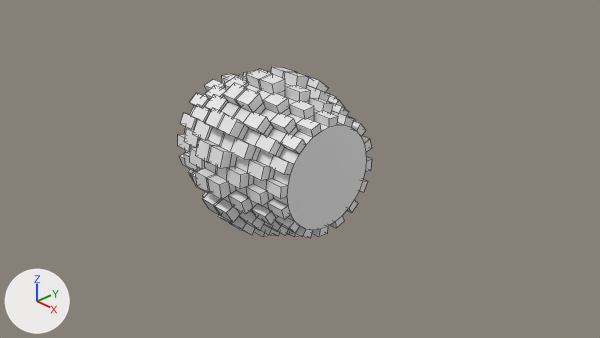
One commit to the Blender file meshes/buggy2_wheel.blend: the scene before it, then after it.
Before and after are seen from the file's camera 'Camera'. Every picture has the same lights, and +X, +Y and +Z are marked at lower left. Mesh edges are drawn as thin lines.
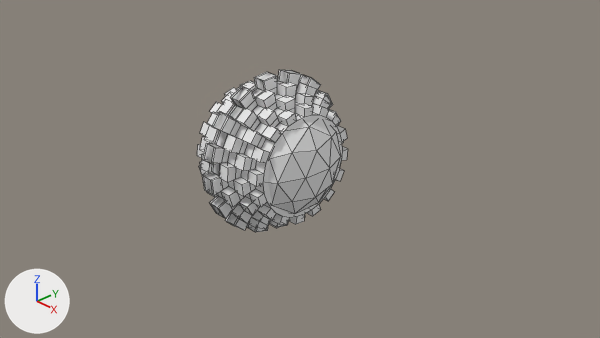
What differs and where, as boxes (x1, y1, x2, y2) in the pictures (600 x 338 px):
'Cylinder', mesh rescaled (22% narrower)
    before: (178, 67, 372, 238)
    after: (197, 70, 348, 232)
'Icosphere', added
    after: (268, 120, 341, 214)

The change, as a list of edits to the scene's bpy script:
```text
Change me_cylinder:
    where me_cylinder.from_pydata(...)  # 128 vertices, 98 faces; spans x -0.55..-0.27, y -1.15..1.15, z -1.15..1.15
    used by ob_cylinder; location = (0.0, 0.0, 0.0)
    me_cylinder part 1: the whole mesh is scaled about its middle by (0.637, 1, 1), then moved by (-0.11, 0.0, 0.0)
Add me_icosphere:
    me_icosphere.from_pydata(...)  # 54 vertices, 92 faces; spans x -1.97..0.49, y -1.0..1.0, z -1.0..1.0
Add ob_icosphere:
    ob_icosphere = bpy.data.objects.new('Icosphere', me_icosphere)
    ob_icosphere.location = (0.0, 0.0, 0.0)
    ob_icosphere.scale = (0.722, 0.722, 0.722)
```
